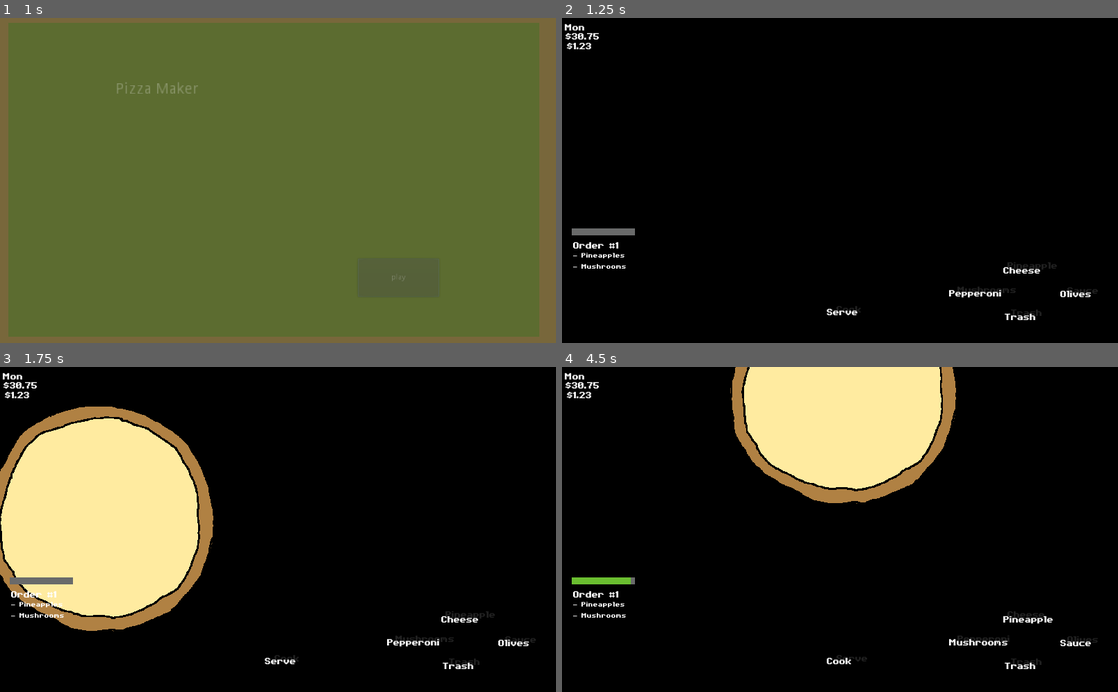
Above: before the commit, frames 1-4 (two rows, left to right).
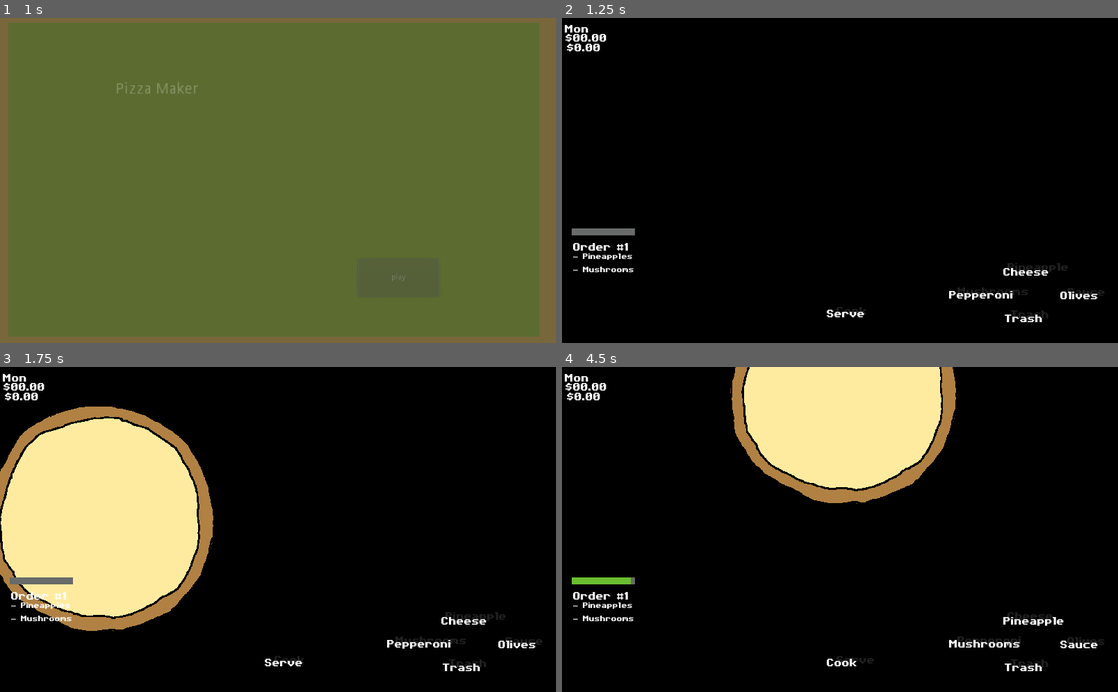
Above: after the commit, the same moments.

Repository: Boyquotes/pizza-maker
Game: Godot game, scene res://game/scene/main_menu.tscn
Same seed, same stepped clock (60 frames per second), same inputs: the game is played once before the commit and once after it.
Inputs:
- Up to frame 1 (1 s): click "play" at 0.5 s
- Up to frame 2 (1.25 s): no input
- Up to frame 3 (1.75 s): tap Enter (ui_accept) at 1.25, 1.52 s; hold Right (right_topping) from 1.28 s (still down)
- Up to frame 4 (4.5 s): release Right (right_topping) at 2.03 s; hold Down (down_topping) 2.03-2.78 s; tap Enter (ui_accept) at 2.27, 3.5, 3.77, 4.25 s; hold Right (right_topping) 2.78-3.53 s; hold Up (up_topping) 3.53-4.28 s; hold Shift (left_shift) from 4.28 s (still down)

Frame 1 is identical in both runs. In frame 2, 1.6% of the frame differs, in the area x 0-98%, y 1-94%; in frame 3, 1.6%; in frame 4, 1.7%.

Commit message:
Add daily income label functionality

Diff:
--- a/game/game.gd
+++ b/game/game.gd
@@ -6,6 +6,7 @@
 ]
 
 var cost_of_dough: float = 2.0
+var base_pizza_value: float = 5.0
 
 var cash: float
 var is_shift_held: bool
@@ -57,7 +58,9 @@
 
 func _start_new_game() -> void:
 	self.order_num = 0
+	self.daily_income = 0
 	self._start_new_round()
+	self.hud.update_cash_labels(self.daily_income)
 
 func _process(delta: float) -> void:
 	self.is_shift_held = Input.is_action_pressed("left_shift")
@@ -130,6 +133,9 @@
 	randomize()
 	var code: Array = []
 	code.resize(7)
+
+	## var item = code[randi() % code.size()]
+
 	code[0] = randi() & 1
 	code[1] = randi() & 1
 	code[2] = randi() & 1
@@ -149,8 +155,10 @@
 	print(str("Player made: ", self.pizza.pizza_code))
 	if self.order_pizza_code == self.pizza.pizza_code:
 		print("Correct Order")
+		self.daily_income += base_pizza_value
 	else:
 		print("Wrong Order")
+	self.hud.update_cash_labels(self.daily_income)
 
 func _get_new_pizza() -> void:
 	self.pizza.reset()
@@ -162,6 +170,7 @@
 			print("new pizza on table")
 			self.trm_order_time.start(self.order_time)
 			self.trm_order_time.paused = false
+			self.daily_expense += cost_of_dough
 		"slide_pizza_out":
 			print("pizza has been served")
 			self.trm_order_time.paused = true
--- a/game/hud/HUD.gd
+++ b/game/hud/HUD.gd
@@ -28,11 +28,11 @@
 func _load_font(path: String) -> void:
 	font = DynamicFont.new()
 	font.font_data = load(path)
-	font.size = 28
+	font.size = 32
 
 	font_smaller = DynamicFont.new()
 	font_smaller.font_data = load(path)
-	font_smaller.size = 20
+	font_smaller.size = 24
 
 func set_max_time_left(time: float) -> void:
 	$TextureProgress.max_value = time * 20
@@ -71,6 +71,20 @@
 		self.bottom.text = "Serve"
 		self.bottom_back.text = "Cook"
 
+func update_cash_labels(daily: float) -> void:
+	$LblDailyCash.text = str("$", get_currency(daily))
+
+static func get_currency(number: float) -> float:
+	# Place the decimal separator
+	var txt_numb = "%.2f" % number
+
+	# Place the thousands separator
+	for idx in range(txt_numb.find(".") - 3, 0, -3):
+		txt_numb = txt_numb.insert(idx, ",")
+	return(txt_numb)
+
+
+
 func turn_item_green(child: int) -> void:
 	self.order_list.get_child(child).modulate = Color.green
 
--- a/game/hud/HUD.tscn
+++ b/game/hud/HUD.tscn
@@ -36,7 +36,7 @@
 margin_top = 21.0
 margin_right = 51.0
 margin_bottom = 35.0
-text = "$30.75"
+text = "$00.00"
 
 [node name="LblDailyCash" type="Label" parent="."]
 margin_left = 9.0
